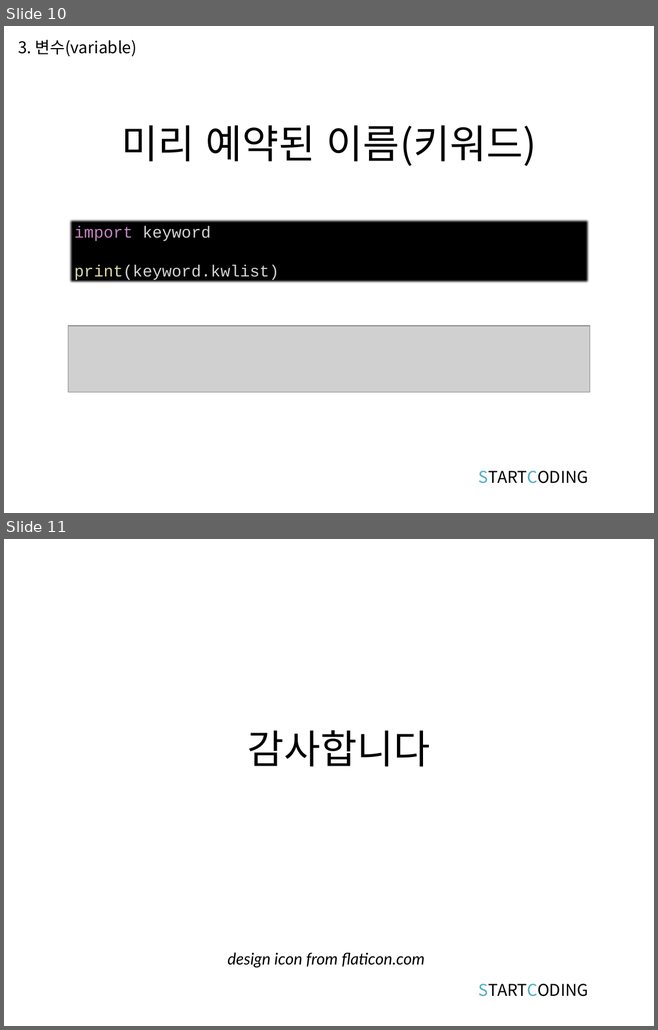
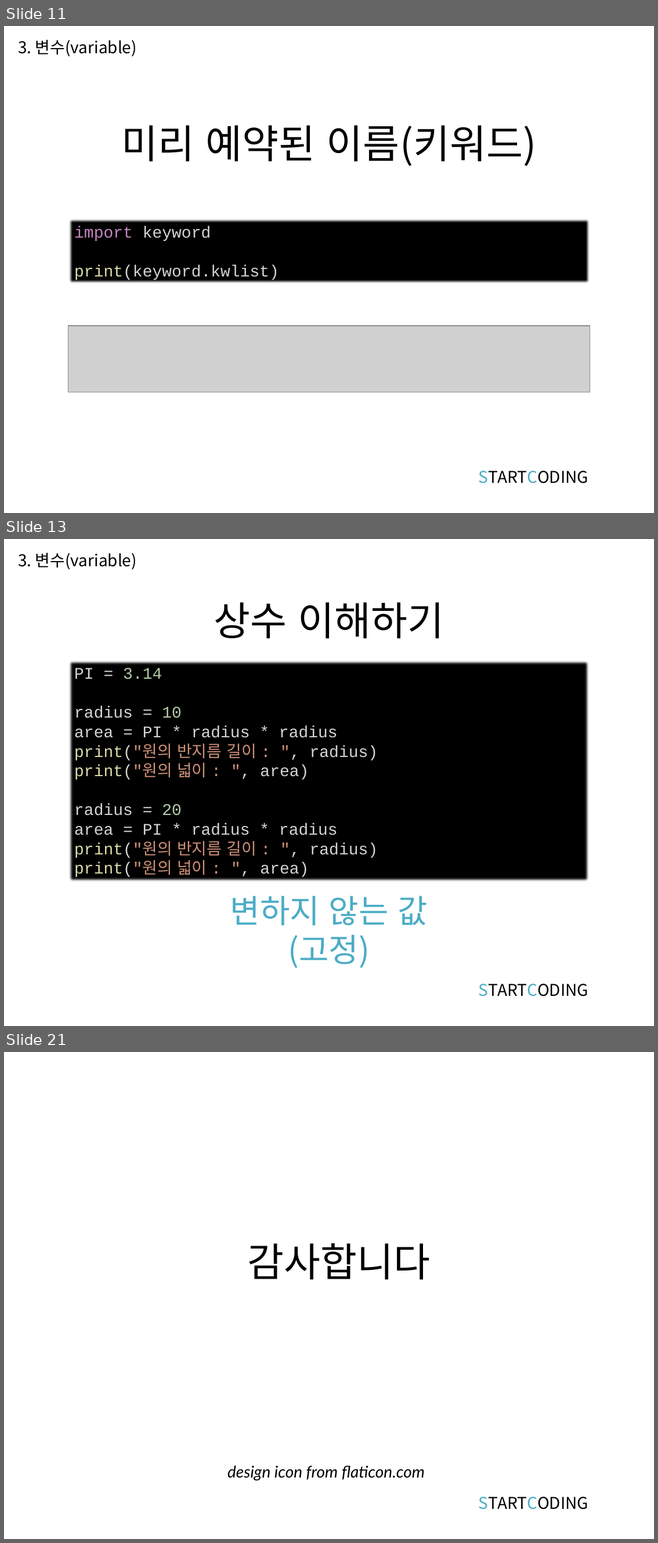
Before and after one commit to kwonkijun/python, a slide deck: 파이썬기초(PPT)/파이썬 기초 2강_자료형과 변수.pptx. Shown one above the other, each under a label of ours: slides 10 and 11 before the commit, slides 11, 13 and 21 after it; the slides between them are not shown. The pictures are 658x1030 and 658x1543 pixels, drawn with LibreOffice and Linux fonts; fonts in the diff are those of the drawing; grey boxes stand for pictures. Boxes give left, top, right and bottom in pixels: in the first picture for what was removed or moved away, otherwise in the second. Text is boxed around its words. In the diff, an @@ line names an element or a change of style, - is before the commit and + after.

```diff
--- a/파이썬기초(PPT)/파이썬 기초 2강_자료형과 변수.pptx
+++ b/파이썬기초(PPT)/파이썬 기초 2강_자료형과 변수.pptx
@@ slide 13 added at box(4, 539, 654, 1026), background #FFFFFF @@
@@ text added at box(18, 553, 137, 570), 18 pt, text #000000 @@
+3. 변수(variable)
@@ title added at box(213, 602, 444, 639), 44 pt, text #000000 @@
+상수 이해하기
@@ rectangle added at box(68, 660, 589, 882), fill #000000, 18 pt, text #D4D4D4 @@
+PI = 3.14
+radius = 10
+area = PI * radius * radius
+print("원의 반지름 길이 : ", radius)
+print("원의 넓이 : ", area)
+radius = 20
+area = PI * radius * radius
+print("원의 반지름 길이 : ", radius)
+print("원의 넓이 : ", area)
@@ text added at box(230, 896, 428, 968), 36 pt, text #4BACC6 @@
+변하지 않는 값(고정)
@@ text added at box(478, 984, 588, 997), 18 pt, text #000000 @@
+STARTCODING
@@ what was slide 10 is now slide 11 @@
@@ what was slide 11 is now slide 21 @@
```
Also in this commit, not shown: 1 slide changed, 9 other slides added, 1 other file.
